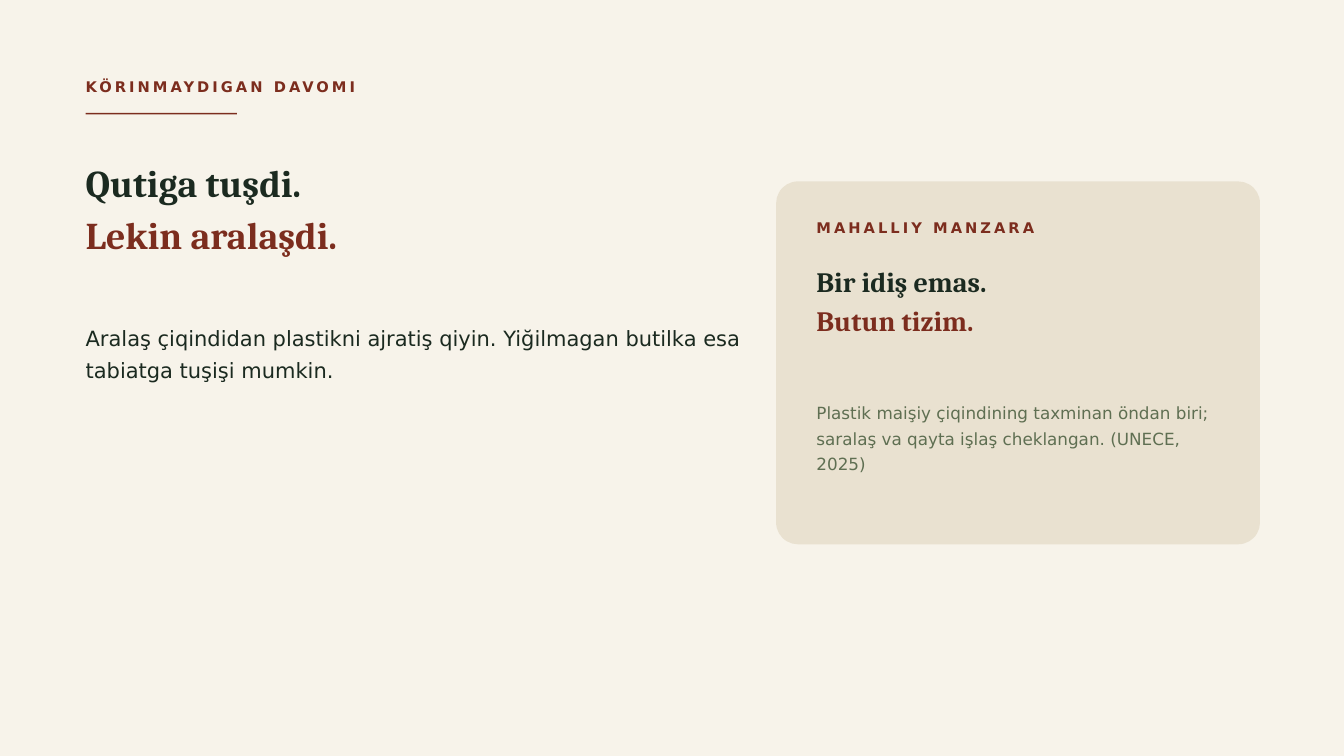
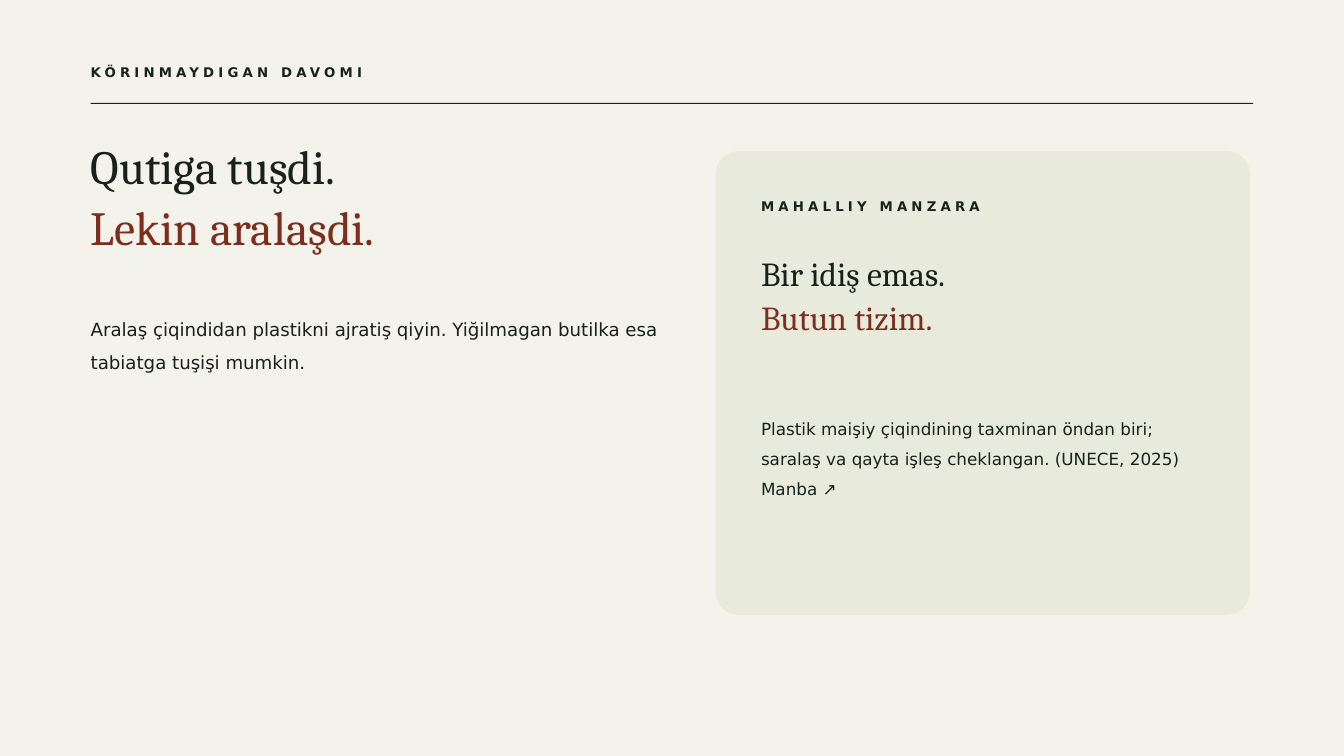
Before and after one commit to jasur-ai/brag, a slide deck: slide 3 of ekologiya-taqdimot.pptx. Drawn at 1344x756 pixels with LibreOffice and Linux fonts; fonts in the diff are those of the drawing. Boxes give left, top, right and bottom in pixels: in the first picture for what was removed or moved away, otherwise in the second. Text is boxed around its words. In the diff, an @@ line names an element or a change of style, - is before the commit and + after.

Commit message:
deck: saytni PPT ga aylantirish — sayt klon ko‘rinishi (16 slayd, 281 animatsiya)
- slaydlar sayt seksiyalari tartibida: hero (mountains.jpg) → plastikning yöli
  (eco-river) → qutiga tuşdi → taşlaş emas → ikkita taqdir (fork lentalari + marquee)
  → journey ticket (mahalla gravürasi + garov cheki) → uch karta → garov avtomati
  → tört tomon → ÖZBEKISTON RAQAMLARI → JAHON → Litva 100/92 shisha turi
  → 91,9/85/31 halqalar → chegara → manbalar → yakun
- sayt ranglari: paper F4F3EB / ink 18221B / cream E9DDC6 / rust 7C2D1E
- sayt rasmlari embedded: mountains.jpg, eco-river-illustration.png,
  eco-mahalla-engraving.png (credits.json dagi AI ishlar — screenshot emas)
- animatsiyalar native: scattered letters compose, ring wheel, grow count-up,
  fork wipe, marquee fly, scan stretch, coins motion, bottle grid zoom (har biri bitta marta)
- tekshiruv: 16/16 slayd, 13 tur trans, 15 tur effekt, 281 effekt, alfavit toza

```diff
--- a/ekologiya-taqdimot.pptx
+++ b/ekologiya-taqdimot.pptx
@@ background #F7F3EA to #F4F3EB @@
@@ text "KÖRINMAYDIGAN DAVOMI" at (91, 63, 897, 93): size 10.5 to 9.5 pt, text colour #7C2D1E to #18221B, letter spacing 2.2 to 3 pt @@
@@ text "KÖRINMAYDIGAN DAVOMI": place and size @@
-text "KÖRINMAYDIGAN DAVOMI" at (86, 76, 791, 106)
+text "KÖRINMAYDIGAN DAVOMI" at (91, 63, 897, 93)
@@ rectangle removed at (86, 113, 237, 114) @@
@@ rectangle added at (91, 103, 1253, 104), fill #18221B @@
@@ text "Qutiga tuşdi.": place and size @@
-text "Qutiga tuşdi." at (86, 170, 338, 257)
+text "Qutiga tuşdi." at (91, 151, 374, 255)
@@ text "Qutiga tuşdi." at (91, 151, 374, 255): size 27 to 34 pt, bold off; text colour #1B2A20 to #18221B in "Qutiga tuşdi."; line spacing 1.08 to 1.02 @@
@@ rounded rectangle: place and size @@
-rounded rectangle at (776, 181, 1260, 544)
+rounded rectangle at (716, 151, 1250, 615)
@@ rounded rectangle at (716, 151, 1250, 615): fill #E9E1D0 to #E8EADC; proportions changed @@
@@ text "MAHALLIY MANZARA": place and size @@
-text "MAHALLIY MANZARA" at (816, 222, 1034, 233)
+text "MAHALLIY MANZARA" at (761, 201, 980, 211)
@@ text "MAHALLIY MANZARA" at (761, 201, 980, 211): size 10.5 to 9.5 pt, text colour #7C2D1E to #18221B, letter spacing 2.2 to 3 pt @@
@@ text "Bir idiş emas.": place and size @@
-text "Bir idiş emas." at (816, 272, 987, 331)
+text "Bir idiş emas." at (761, 262, 945, 331)
@@ text "Bir idiş emas." at (761, 262, 945, 331): size 20 to 24 pt, bold off; text colour #1B2A20 to #18221B in "Bir idiş emas."; line spacing 1.08 to 1.02 @@
@@ text "Aralaş çiqindidan plastikni ajratiş qiyin. ...": place and size @@
-text "Aralaş çiqindidan plastikni ajratiş qiyin. ..." at (86, 329, 740, 383)
+text "Aralaş çiqindidan plastikni ajratiş qiyin. ..." at (91, 322, 657, 373)
@@ text "Aralaş çiqindidan plastikni ajratiş qiyin. ..." at (91, 322, 657, 373): size 15 to 13 pt, text colour #1B2A20 to #18221B; line spacing 1.3 to 1.5 @@
@@ text at (761, 422, 1179, 496): text changed; text colour #5F6F52 to #18221B @@
-Plastik maişiy çiqindining taxminan öndan biri; saralaş va qayta işlaş cheklangan. (UNECE, 2025)
+Plastik maişiy çiqindining taxminan öndan biri; saralaş va qayta işleş cheklangan. (UNECE, 2025) Manba ↗
```
Also in this commit, not shown: 15 other slides changed, 4 slides removed, 1 other file.
